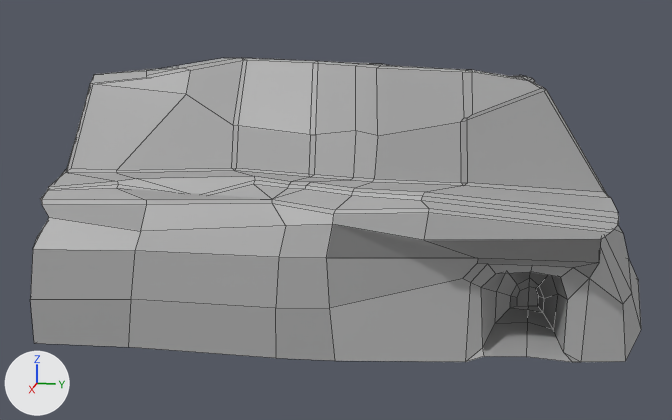
Renders of the FBX model Engine/Assets/Terrain/Precipicio/barranco.fbx from each side of a commit.
One viewpoint serves both versions: a 50 mm lens placed at (19.3, -19.7, 11.0), pointed at (-11.6, -25.9, 3.2). Every picture has the same lights, and +X, +Y and +Z are marked at lower left. The picture after the commit comes second. Mesh edges are drawn as thin lines. Where no turn or scale is listed for an object, it has been applied to the vertices. Vertices at exactly the same position are counted once.

Objects in the first picture: 'decoración_derecha'.
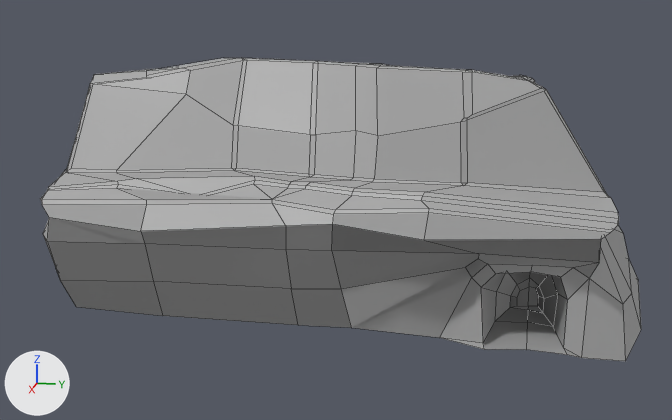
The newer file is also turned or shifted as a whole; pictures and numbers use the older file's frame.

What differs and where, as boxes [x1, y1, x2, y2] in the pictures (672 x 420 px):
'decoración_derecha', reshaped
    before: [30, 58, 641, 362]
    after: [40, 58, 641, 361]
part 1 of me_mesh, cut back
    before: [30, 217, 625, 362]
    after: [43, 217, 625, 361]

The change, as a diff of the scene's bpy script:
```diff
--- a/Engine/Assets/Terrain/Precipicio/barranco.fbx.py
+++ b/Engine/Assets/Terrain/Precipicio/barranco.fbx.py
@@ me_mesh @@
 # verts and faces of me_mesh; kept vertices keep their numbers, new ones are numbered from 251
-me_mesh.from_pydata(...)  # 251 vertices, 239 faces; spans x -5.4..5.2, y -11.1..10.5, z -3.9..4.9
+me_mesh.from_pydata(...)  # 252 vertices, 240 faces; spans x -5.4..4.5, y -11.1..10.5, z -3.9..4.9
+# me_mesh part 1
+delete_faces([(217, 242, 248, 218)])
+for i in [24, 46, 50]: verts[i] += (-2.9, 0.0, 0.0)
+for i in [40, 45, 49]: verts[i] += (-1.9, 0.0, 0.0)
+for i in [208, 209, 234]: verts[i] += (0.0, 0.0, 0.1)
+for i in [212, 213, 250]: verts[i] += (0.0, 0.0, 0.2)
+verts[20] = (2.9, 5.0, -0.7)  # moved, pixel (478, 253)
+verts[35] = (3.4, -9.4, -0.6)  # moved, pixel (42, 233)
+verts[23] = (3.7, 0.5, -0.6)  # moved, pixel (331, 250)
+verts[26] = (2.1, -9.0, -3.6)  # moved, pixel (76, 306)
+verts[27] = (4.0, -8.9, -0.7)  # moved, pixel (47, 241)
+verts[33] = (3.8, -0.9, -0.6)  # moved, pixel (285, 249)
+verts[48] = (3.7, -5.6, -0.7)  # moved, pixel (144, 243)
+verts[36] = (1.1, -9.4, -3.7)  # moved
+verts[41] = (3.2, -9.0, -2.3)  # moved, pixel (60, 280)
+verts[42] = (2.7, -9.4, -2.1)  # moved, pixel (55, 268)
+verts[206] = (2.9, 5.0, -0.8)  # moved, pixel (478, 258)
+verts[215] = (2.8, 4.8, -1.5)  # moved, pixel (471, 277)
+verts[207] = (2.2, 4.5, -1.3)  # moved, pixel (465, 267)
+verts[210] = (3.9, 7.8, -3.4)  # moved, pixel (566, 354)
+verts[214] = (2.2, 3.8, -3.8)  # moved, pixel (439, 337)
+verts[235] = (1.4, 5.6, -3.4)  # moved, pixel (495, 321)
+verts[251] = (0.4, 7.1, -3.3)  # pixel (543, 313)
+faces += [(217, 242, 248, 251), (217, 251, 218)]
 me_mesh.materials.append(mat_standardsurface1)
```
